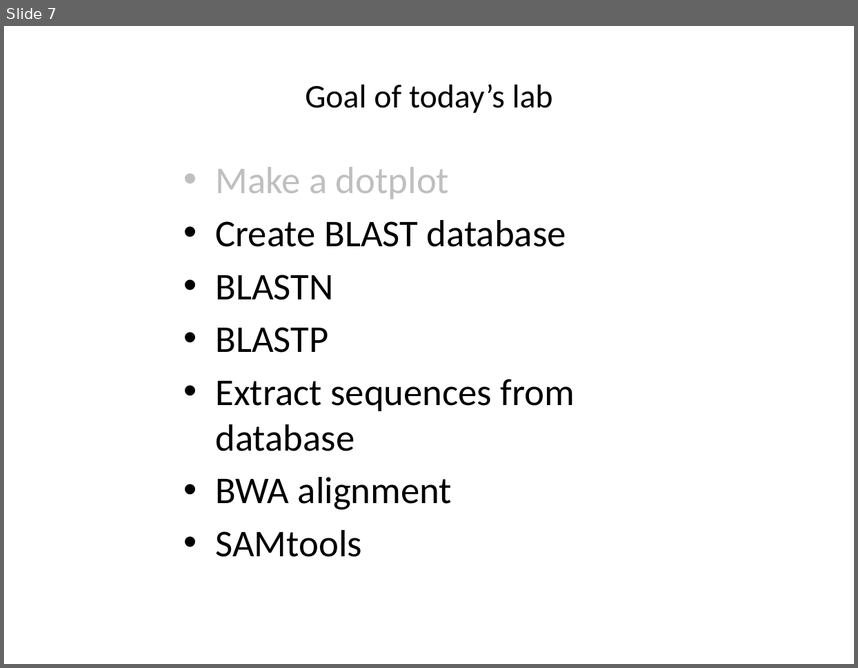
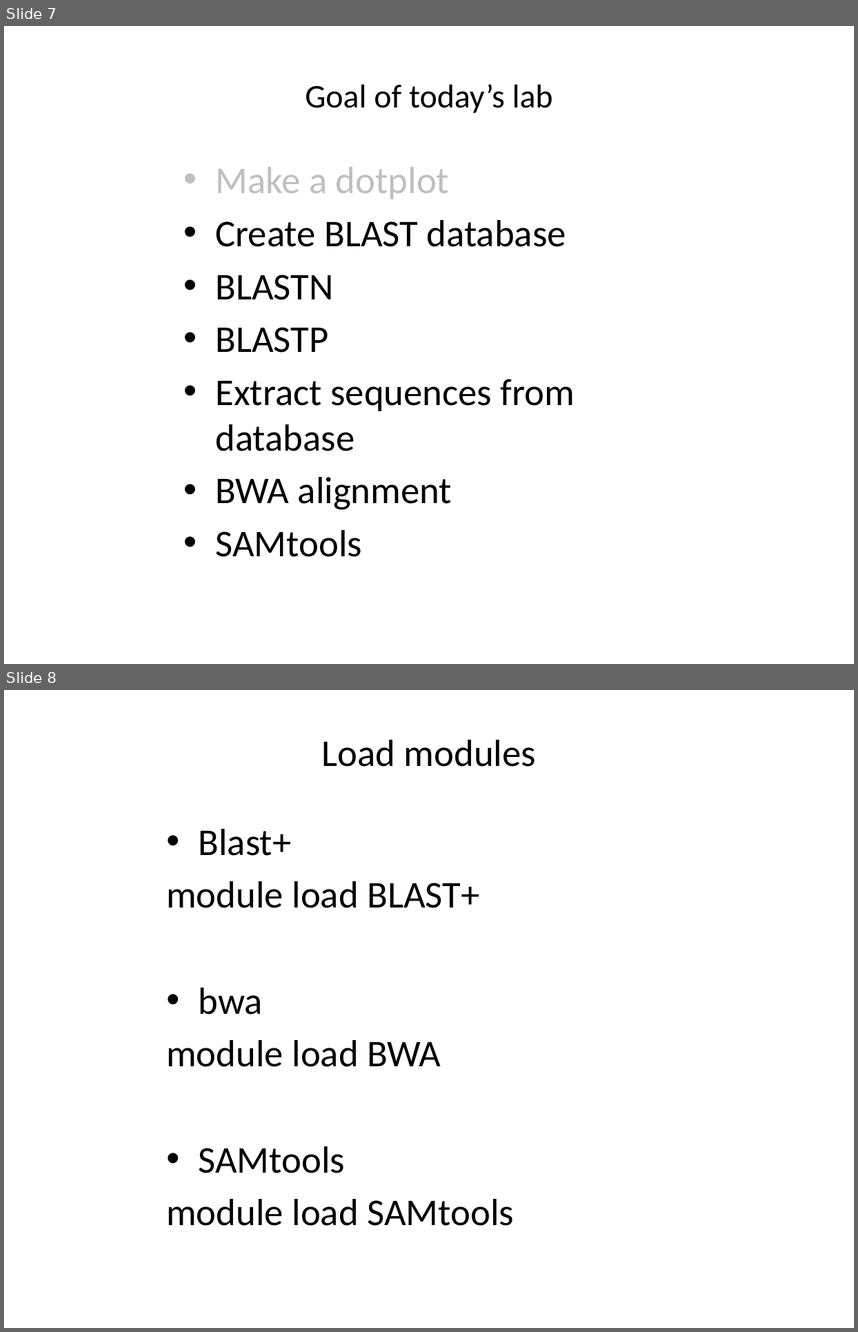
Before and after one commit to liu3zhenlab/teaching, a slide deck: PLPTH813Bioinformatis/2021/labs/lab05_alignment.pptx. Shown one above the other, each under a label of ours: slide 7 before the commit, slides 7 and 8 after it. The pictures are 858x668 and 858x1332 pixels, drawn with LibreOffice and Linux fonts; fonts in the diff are those of the drawing. Boxes give left, top, right and bottom in pixels: in the first picture for what was removed or moved away, otherwise in the second. Text is boxed around its words. In the diff, an @@ line names an element or a change of style, - is before the commit and + after.

```diff
--- a/PLPTH813Bioinformatis/2021/labs/lab05_alignment.pptx
+++ b/PLPTH813Bioinformatis/2021/labs/lab05_alignment.pptx
@@ slide 8 added at (4, 690, 854, 1328), background #FFFFFF @@
@@ title added at (321, 740, 536, 767), 32 pt, text #000000 @@
+Load modules
@@ text added at (166, 829, 514, 1225), 32 pt, text #000000 @@
+• Blast+
+module load BLAST+
+• bwa
+module load BWA
+• SAMtools
+module load SAMtools
```
Also in this commit, not shown: 19 slides changed.
